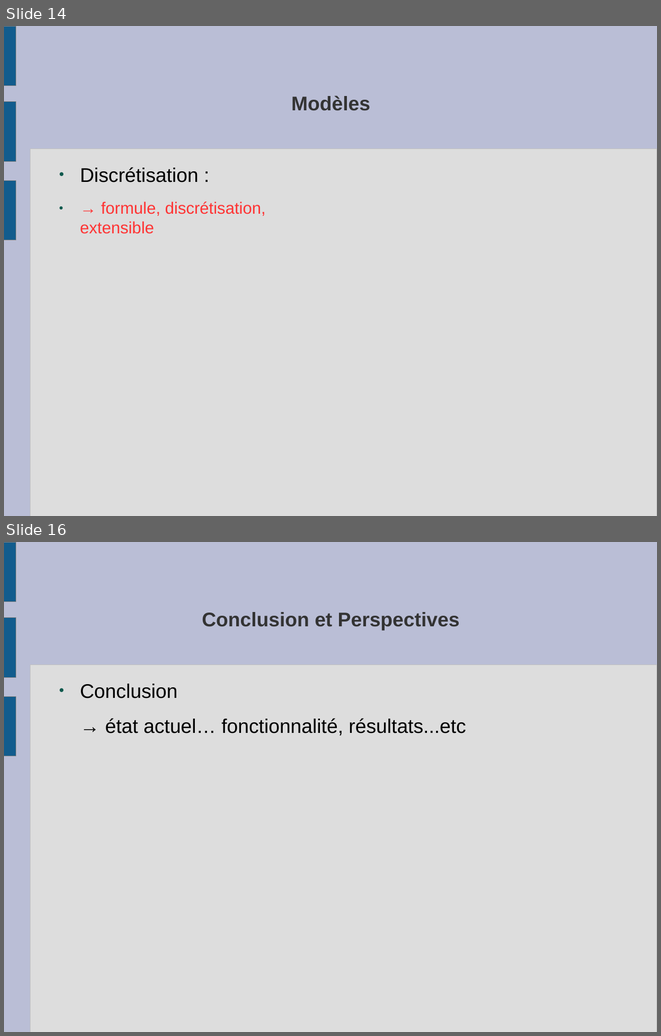
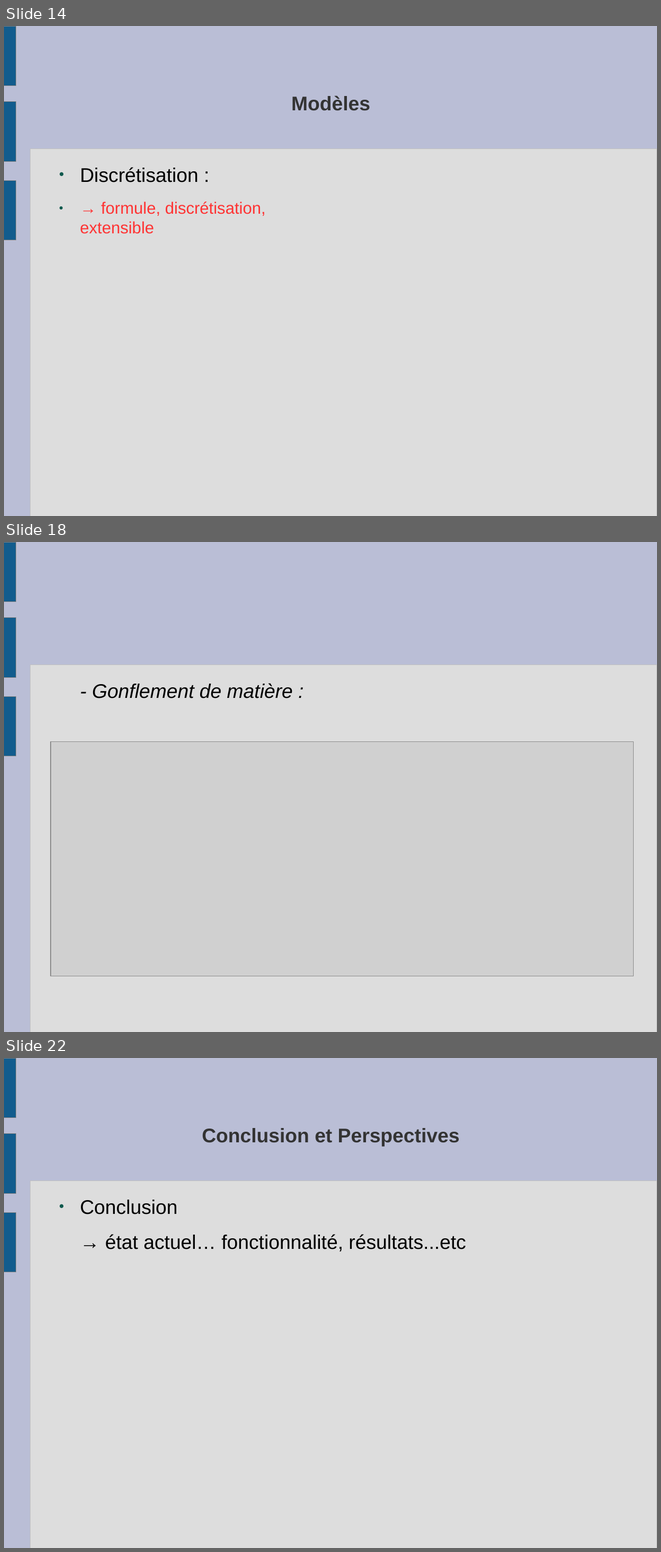
Before and after one commit to slvrgauthier/OpenSculpt, a slide deck: Documentation/Soutenance.odp. Shown one above the other, each under a label of ours: slides 14 and 16 before the commit, slides 14, 18 and 22 after it; the slides between them are not shown. The pictures are 661x1036 and 661x1552 pixels, drawn with LibreOffice and Linux fonts; fonts in the diff are those of the drawing; grey boxes stand for pictures. Boxes give left, top, right and bottom in pixels: in the first picture for what was removed or moved away, otherwise in the second. Text is boxed around its words. In the diff, an @@ line names an element or a change of style, - is before the commit and + after.

```diff
--- a/Documentation/Soutenance.odp
+++ b/Documentation/Soutenance.odp
@@ slide 18 added at (4,542,657,1032), background #BABED6; not listed: 4 template elements that a slide beside it also shows @@
@@ text added at (92,683,293,698), 24 pt, text #000000, italic @@
+- Gonflement de matière :
@@ picture added at (51,742,634,976) @@
@@ what was slide 16 is now slide 22 @@
```
Also in this commit, not shown: 6 other slides added, 1 slide removed, 2 other files.
